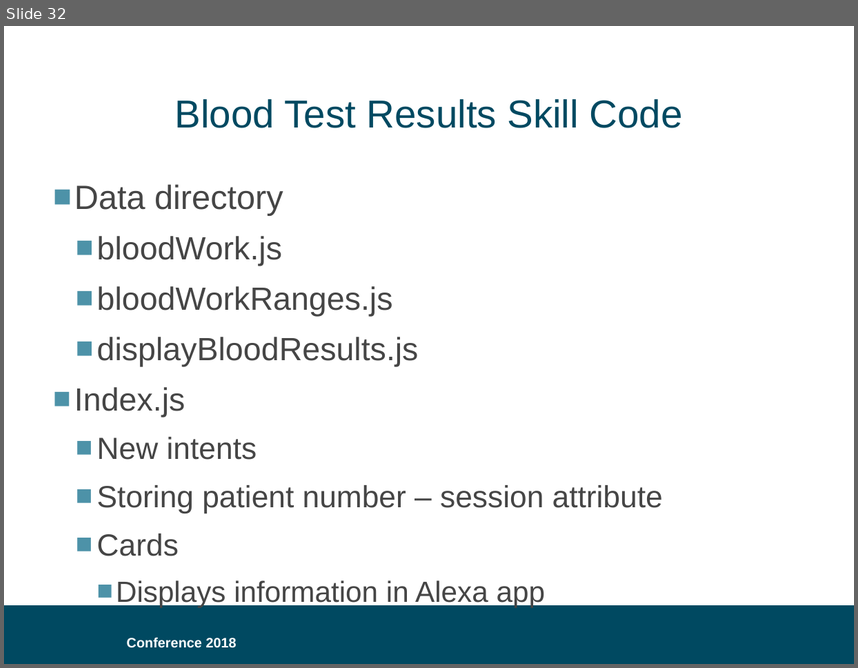
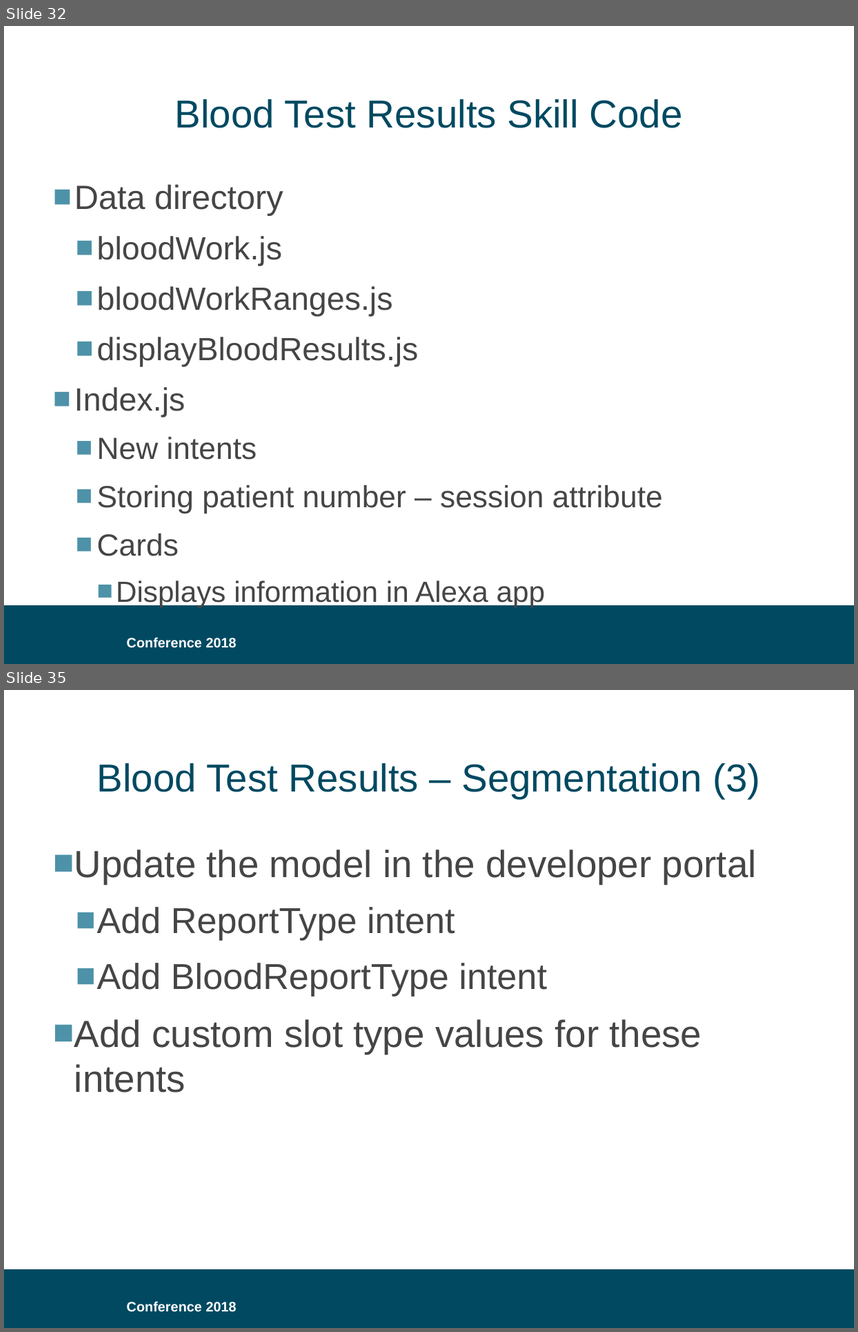
Before and after one commit to bklug/introductory-alexa-workshop, a slide deck: build-an-alexa-skill-for.pptx. Shown one above the other, each under a label of ours: slide 32 before the commit, slides 32 and 35 after it; the slides between them are not shown. The pictures are 858x668 and 858x1332 pixels, drawn with LibreOffice and Linux fonts; fonts in the diff are those of the drawing; background and template pictures are left out. Boxes give left, top, right and bottom in pixels: in the first picture for what was removed or moved away, otherwise in the second. Text is boxed around its words. In the diff, an @@ line names an element or a change of style, - is before the commit and + after.

```diff
--- a/build-an-alexa-skill-for.pptx
+++ b/build-an-alexa-skill-for.pptx
@@ slide 35 added at box(4, 690, 854, 1328), background #FFFFFF; not listed: 2 template elements that a slide beside it also shows @@
@@ title added at box(97, 763, 760, 798), 33 pt, text #004961 @@
+Blood Test Results – Segmentation (3)
@@ text added at box(74, 849, 757, 1092), 32 pt, text #454545 @@
+■ Update the model in the developer portal
+  ■ Add ReportType intent
+  ■ Add BloodReportType intent
+■ Add custom slot type values for these intents
```
Also in this commit, not shown: 4 slides changed, 2 other slides added.
